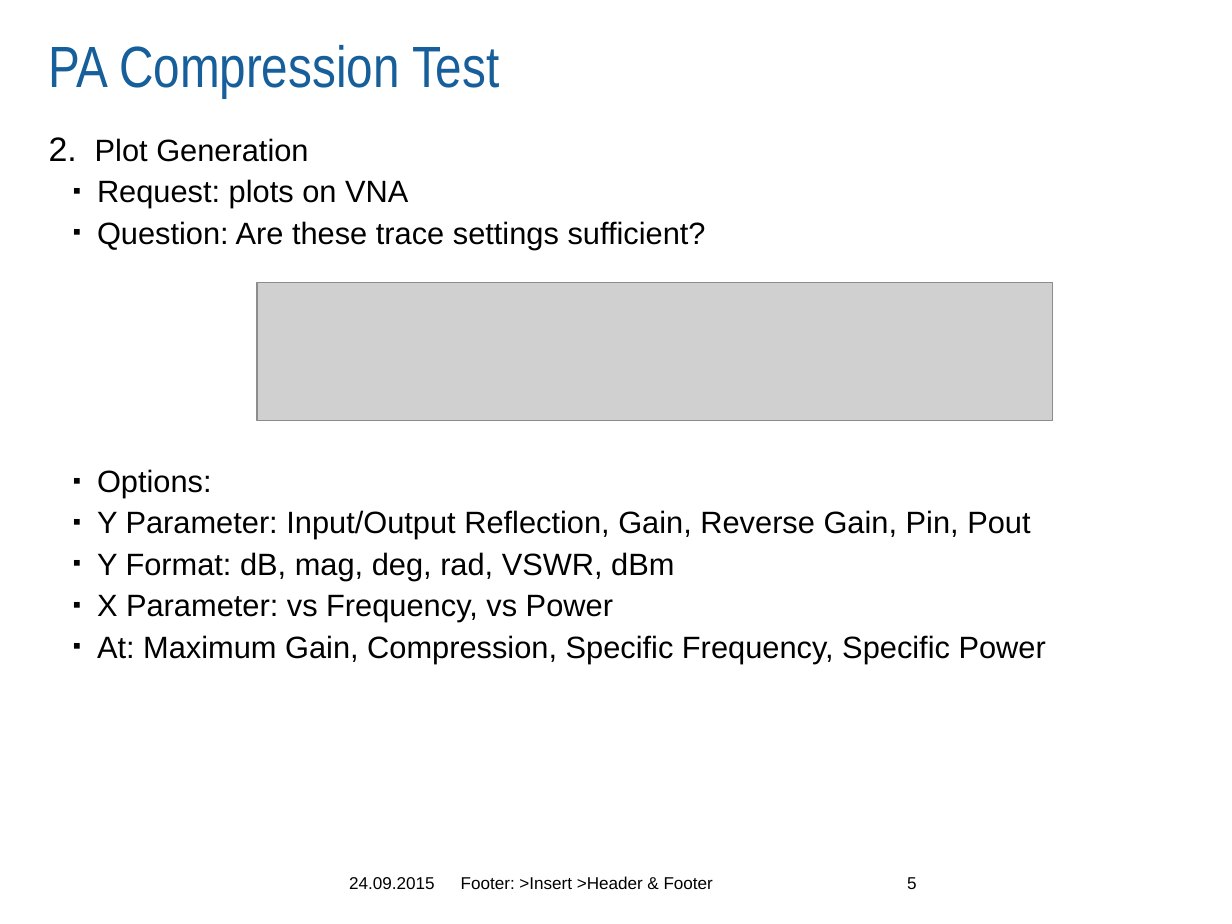
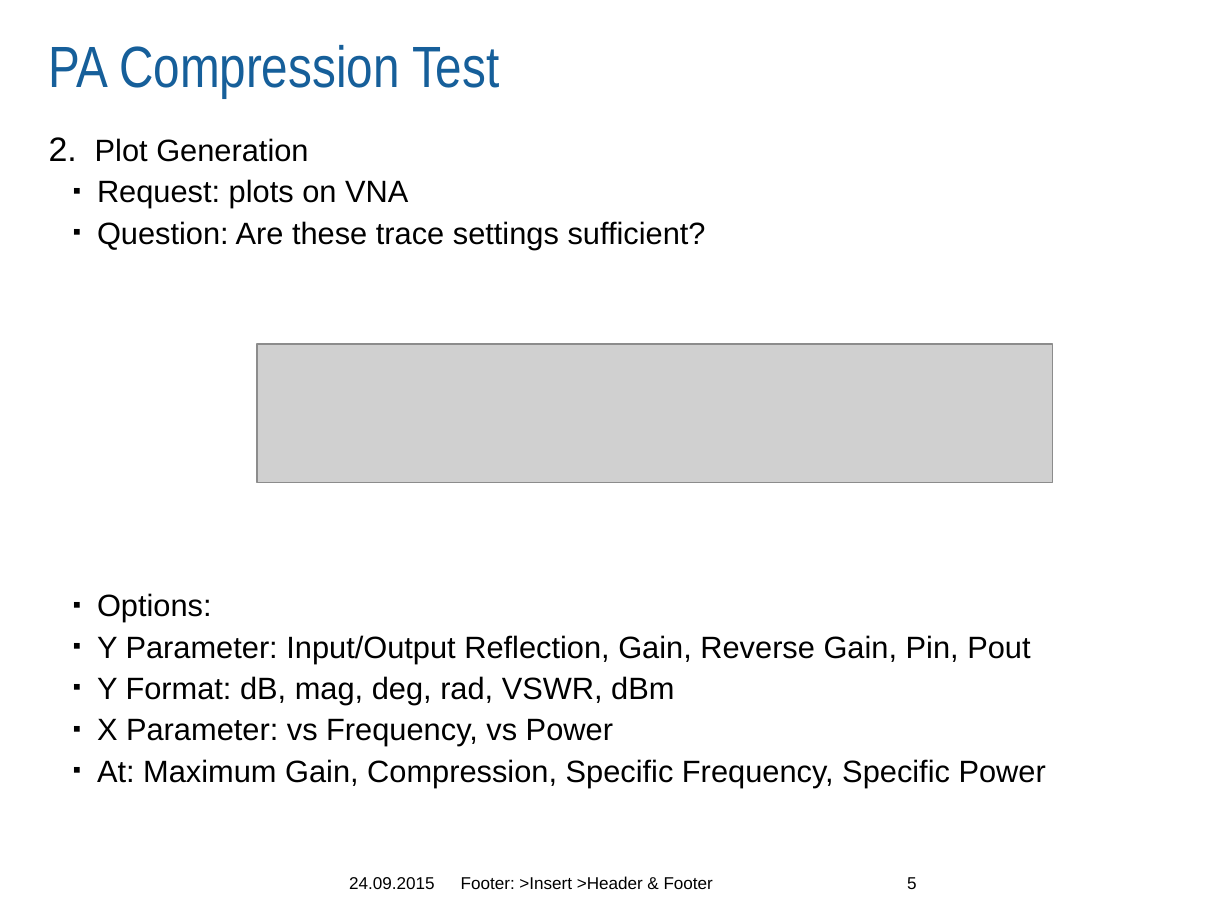
Before and after one commit to Terrabits/PACompressionTest, a slide deck: slide 5 of Screenshots/v2.0 Prototype/MA-COM PA Compression Test Software.pptx. Drawn at 1232x924 pixels with LibreOffice and Linux fonts; fonts in the diff are those of the drawing; grey boxes stand for pictures; background and template pictures are left out. Boxes give left, top, right and bottom in pixels: in the first picture for what was removed or moved away, otherwise in the second. Text is boxed around its words. In the diff, an @@ line names an element or a change of style, - is before the commit and + after.

```diff
--- a/Screenshots/v2.0 Prototype/MA-COM PA Compression Test Software.pptx
+++ b/Screenshots/v2.0 Prototype/MA-COM PA Compression Test Software.pptx
@@ text "Plot Generation" rewrapped from [95, 138, 1046, 663] to [95, 138, 1046, 787] @@
@@ picture: place and size @@
-picture at [257, 282, 1053, 421]
+picture at [257, 344, 1053, 483]
```
Also in this commit, not shown: 4 other slides changed, 3 slides added, 2 other files.
